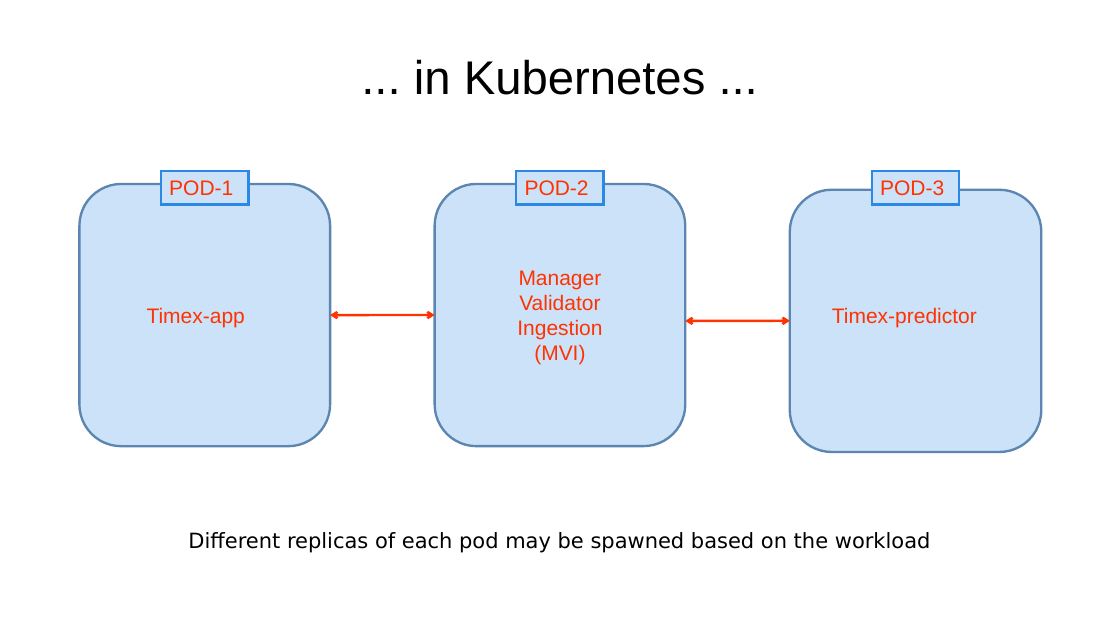
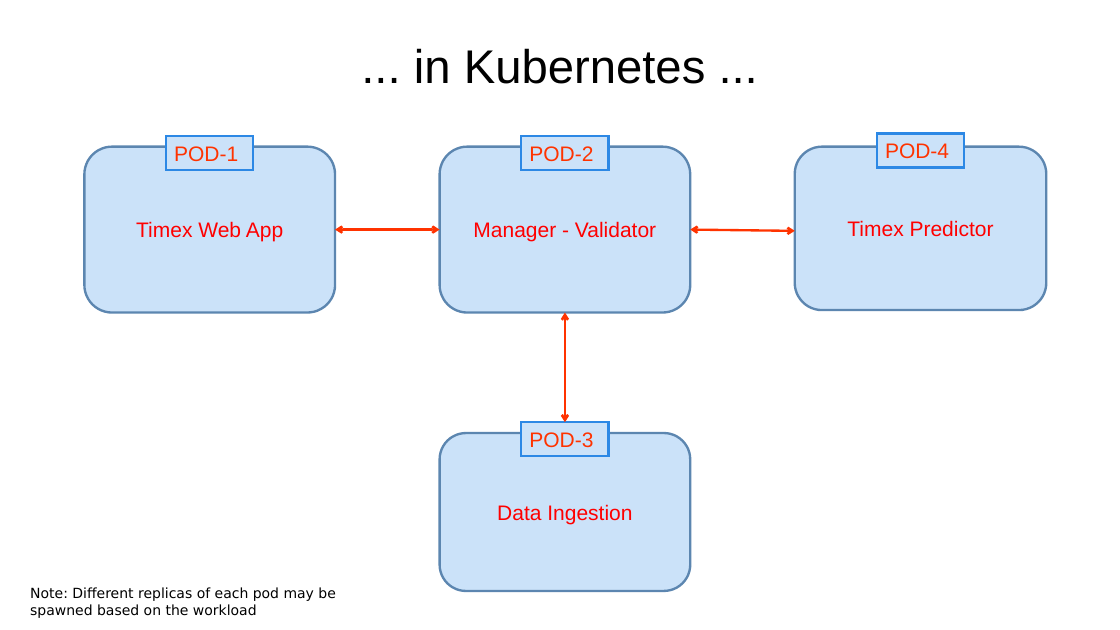
Before and after one commit to DhiriaDev/TIMEX, a slide deck: slide 2 of Documents/timexKubernetes.pptx. Drawn at 1120x630 pixels with LibreOffice and Linux fonts; fonts in the diff are those of the drawing. Boxes give left, top, right and bottom in pixels: in the first picture for what was removed or moved away, otherwise in the second. Text is boxed around its words. In the diff, an @@ line names an element or a change of style, - is before the commit and + after.

Commit message:
pptx updated

```diff
--- a/Documents/timexKubernetes.pptx
+++ b/Documents/timexKubernetes.pptx
@@ title "... in Kubernetes ..." moved from (x1=414, y1=59, x2=706, y2=95) to (x1=414, y1=48, x2=706, y2=84) @@
@@ rounded rectangle "Timex Web App" resized from (x1=80, y1=184, x2=330, y2=446) to (x1=84, y1=147, x2=334, y2=313) @@
@@ rounded rectangle "Manager - Validator" resized from (x1=434, y1=184, x2=685, y2=446) to (x1=439, y1=147, x2=690, y2=313) @@
@@ rounded rectangle "Timex Predictor" resized from (x1=832, y1=307, x2=977, y2=327) to (x1=795, y1=147, x2=1046, y2=311) @@
@@ rounded rectangle "Timex Predictor" at (x1=795, y1=147, x2=1046, y2=311): vertical alignment top to middle; fill none to #CBE2F9; outline none to #5C87B1 2 pt @@
@@ 3 rectangles moved together from (x1=161, y1=171, x2=960, y2=204) to (x1=166, y1=134, x2=965, y2=170) @@
@@ text in rectangle at (x1=885, y1=143, x2=949, y2=159): text changed @@
-POD-3
+POD-4
@@ rounded rectangle removed at (x1=790, y1=190, x2=1041, y2=452) @@
@@ text in rounded rectangle at (x1=136, y1=221, x2=283, y2=242): text added @@
+Timex Web App
@@ double arrow moved from (330, 315) - (434, 315) to (335, 229) - (439, 229) @@
@@ text in rounded rectangle at (x1=473, y1=221, x2=656, y2=242): text added @@
+Manager - Validator
@@ double arrow moved from (686, 321) - (790, 321) to (691, 229) - (795, 231) @@
@@ text in rounded rectangle at (x1=847, y1=220, x2=994, y2=237): text changed; text colour #FF3300 to #FF0000 @@
-Timex-predictor
+Timex Predictor
@@ text removed at (x1=517, y1=270, x2=602, y2=365) @@
-Manager
-Validator
-Ingestion
-(MVI)
@@ text removed at (x1=147, y1=307, x2=245, y2=327) @@
-Timex-app
@@ double arrow added from (565, 313) to (565, 423), #FF3300 2 pt @@
@@ rounded rectangle added at (x1=439, y1=434, x2=690, y2=592), fill #CBE2F9, outline #5C87B1 2 pt, 18 pt, text #FF0000 @@
+Data Ingestion
@@ rectangle added at (x1=521, y1=423, x2=608, y2=456), fill #CBE2F9, outline #2C88E5 2 pt, 18 pt, text #FF3300 @@
+POD-3
@@ text at (x1=30, y1=587, x2=335, y2=618): text changed; size 18 to 12 pt @@
-Different replicas of each pod may be spawned based on the workload
+Note: Different replicas of each pod may be spawned based on the workload
```
Also in this commit, not shown: 3 other slides changed, 1 slide added.
